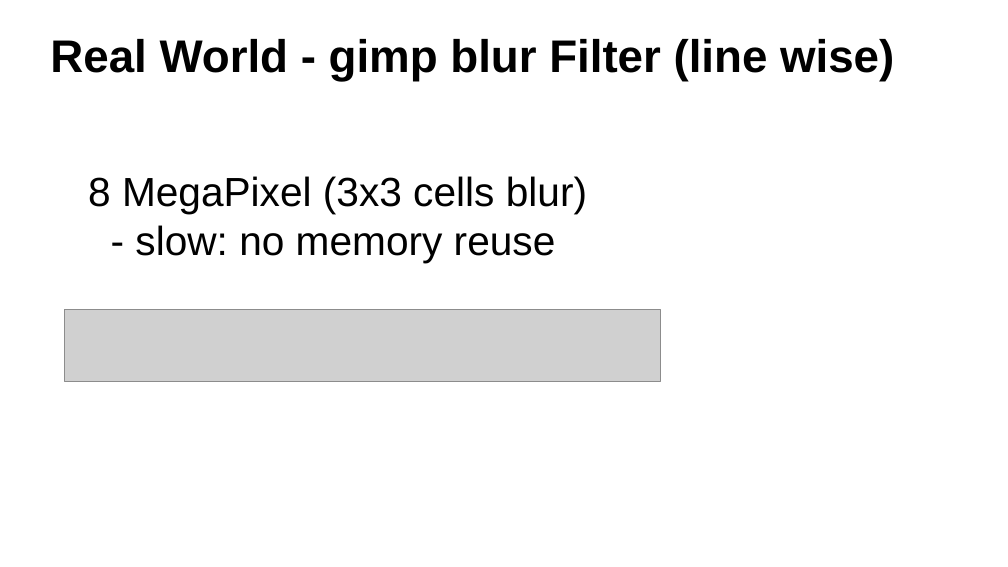
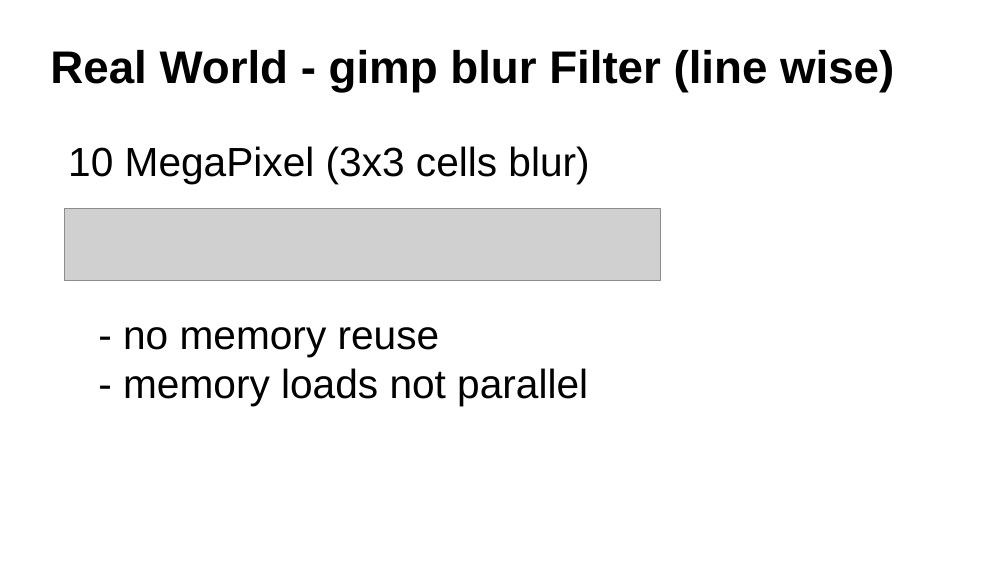
Before and after one commit to ax3l/datenspuren_2016, a slide deck: slide 39 of Slides.odp (slide 24 before the commit). Drawn at 1008x567 pixels with LibreOffice and Linux fonts; fonts in the diff are those of the drawing; grey boxes stand for pictures; background and template pictures are left out. Boxes give left, top, right and bottom in pixels: in the first picture for what was removed or moved away, otherwise in the second. Text is boxed around its words. In the diff, an @@ line names an element or a change of style, - is before the commit and + after.

```diff
--- a/Slides.odp
+++ b/Slides.odp
@@ title "Real World - gimp blur ...": place and size @@
-title "Real World - gimp blur ..." at bbox=[50, 39, 894, 81]
+title "Real World - gimp blur ..." at bbox=[50, 50, 894, 92]
@@ text at bbox=[68, 146, 589, 184]: text changed @@
-8 MegaPixel (3x3 cells blur)
-- slow: no memory reuse
+10 MegaPixel (3x3 cells blur)
@@ picture: place and size @@
-picture at bbox=[65, 310, 660, 382]
+picture at bbox=[65, 209, 660, 281]
@@ text added at bbox=[123, 327, 588, 405], 32 pt, text #000000 @@
+- no memory reuse
+- memory loads not parallel
```
Also in this commit, not shown: 16 other slides changed, 35 slides added, 4 slides removed.
